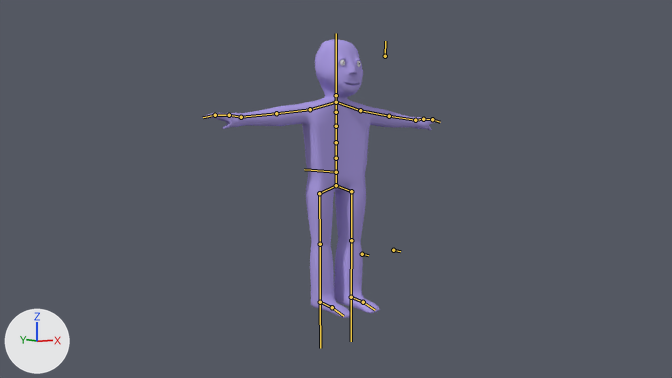
The Blender file gus_animation.blend: old version first, new version second.
One viewpoint serves both versions: the file's camera 'Camera'. Arrows for +X, +Y and +Z are at lower left; the lights stay in place. The bones that bend it are drawn over the model as lines.
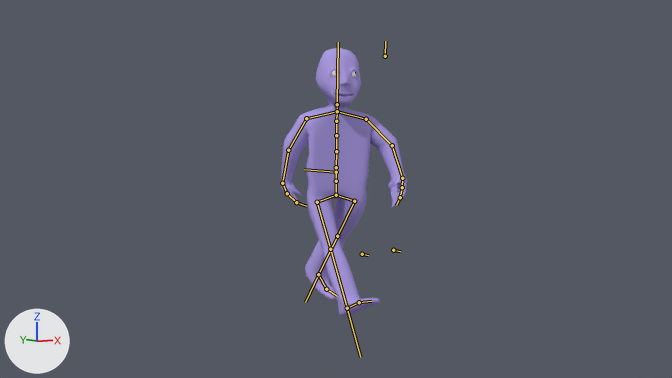
The newer file adds an action. The first version stands in its rest pose; the second is drawn at frame 21 of the action 'AC:Walk'.

What differs and where, as boxes [x1, y1, x2, y2] in the pictures (672 x 378 px):
'Plane', posed (47% narrower)
    before: [202, 39, 441, 318]
    after: [281, 48, 407, 316]
'Plane.002', posed
    before: [357, 61, 361, 67]
    after: [352, 71, 356, 77]
bone 'spine1', root to tip
    before: (336, 185) to (336, 172)
    after: (336, 195) to (336, 181)
bone 'shoulder.r', root to tip
    before: (336, 102) to (310, 109)
    after: (337, 111) to (306, 118)
bone 'upper_arm.r', root to tip
    before: (310, 109) to (276, 113)
    after: (306, 118) to (288, 150)
bone 'lower_arm.r', root to tip
    before: (276, 113) to (241, 117)
    after: (288, 150) to (282, 183)
bone 'hand.r', root to tip
    before: (241, 117) to (229, 115)
    after: (282, 183) to (287, 193)
bone 'finger1.r', root to tip
    before: (229, 115) to (215, 115)
    after: (287, 193) to (296, 202)
bone 'finger2.r', root to tip
    before: (215, 115) to (203, 117)
    after: (296, 202) to (306, 206)
bone 'shoulder.l', root to tip
    before: (336, 102) to (360, 110)
    after: (337, 111) to (366, 119)
bone 'upper_arm.l', root to tip
    before: (360, 110) to (389, 116)
    after: (366, 119) to (392, 145)
bone 'lower_arm.l', root to tip
    before: (389, 116) to (415, 120)
    after: (392, 145) to (402, 178)
bone 'hand.l', root to tip
    before: (415, 120) to (423, 119)
    after: (402, 178) to (402, 187)
bone 'leg.r', root to tip
    before: (320, 302) to (320, 348)
    after: (347, 308) to (360, 357)
bone 'leg.l', root to tip
    before: (351, 297) to (351, 341)
    after: (318, 274) to (305, 302)
bone 'toe.l', root to tip
    before: (363, 302) to (375, 310)
    after: (326, 289) to (337, 296)

Patch to the scene script:
```diff
--- a/gus_animation.blend.py
+++ b/gus_animation.blend.py
@@ bone_spine1 @@
 bone_spine1 = bpy.data.objects['Armature'].pose.bones['spine1']  # child of 'master'
-bone_spine1.location = (0.0, 0.0, 0.0)
-bone_spine1.rotation_quaternion = (1.0, 0.0, 0.0, 0.0)  # degrees (0, 0, 0)
+bone_spine1.location = (0.0, -0.54, 0.0)
+bone_spine1.rotation_quaternion = (0.986, 0.026, -0.167, 0.005)  # degrees (3, -19, 0)
@@ bone_shoulder_r @@
 bone_shoulder_r = bpy.data.objects['Armature'].pose.bones['shoulder.r']  # child of 'spine6'
-bone_shoulder_r.rotation_quaternion = (1.0, 0.0, 0.0, 0.0)  # degrees (0, 0, 0)
+bone_shoulder_r.rotation_quaternion = (1.0, 0.009, -0.003, -0.002)  # degrees (1, 0, 0)
@@ bone_upper_arm_r @@
 bone_upper_arm_r = bpy.data.objects['Armature'].pose.bones['upper_arm.r']  # child of 'shoulder.r'
-bone_upper_arm_r.rotation_quaternion = (1.0, 0.0, 0.0, 0.0)  # degrees (0, 0, 0)
+bone_upper_arm_r.rotation_quaternion = (0.87, -0.48, -0.061, -0.097)  # degrees (-57, -11, -6)
@@ bone_lower_arm_r @@
 bone_lower_arm_r = bpy.data.objects['Armature'].pose.bones['lower_arm.r']  # child of 'upper_arm.r'
-bone_lower_arm_r.rotation_quaternion = (1.0, 0.0, 0.0, 0.0)  # degrees (0, 0, 0)
+bone_lower_arm_r.rotation_quaternion = (0.982, -0.186, 0.012, -0.005)  # degrees (-21, 1, -1)
@@ bone_hand_r @@
 bone_hand_r = bpy.data.objects['Armature'].pose.bones['hand.r']  # child of 'lower_arm.r'
-bone_hand_r.rotation_quaternion = (1.0, 0.0, 0.0, 0.0)  # degrees (0, 0, 0)
+bone_hand_r.rotation_quaternion = (0.912, -0.406, -0.018, 0.054)  # degrees (-48, 1, 7)
@@ bone_finger1_r @@
 bone_finger1_r = bpy.data.objects['Armature'].pose.bones['finger1.r']  # child of 'hand.r'
-bone_finger1_r.rotation_quaternion = (1.0, 0.0, 0.0, 0.0)  # degrees (0, 0, 0)
+bone_finger1_r.rotation_quaternion = (0.993, -0.114, -0.04, -0.003)  # degrees (-13, -5, 0)
@@ bone_finger2_r @@
 bone_finger2_r = bpy.data.objects['Armature'].pose.bones['finger2.r']  # child of 'finger1.r'
-bone_finger2_r.rotation_quaternion = (1.0, 0.0, 0.0, 0.0)  # degrees (0, 0, 0)
+bone_finger2_r.rotation_quaternion = (0.99, -0.14, -0.005, 0.015)  # degrees (-16, 0, 2)
@@ bone_shoulder_l @@
 bone_shoulder_l = bpy.data.objects['Armature'].pose.bones['shoulder.l']  # child of 'spine6'
-bone_shoulder_l.rotation_quaternion = (1.0, 0.0, 0.0, 0.0)  # degrees (0, 0, 0)
+bone_shoulder_l.rotation_quaternion = (1.0, 0.01, -0.007, 0.002)  # degrees (1, -1, 0)
@@ bone_upper_arm_l @@
 bone_upper_arm_l = bpy.data.objects['Armature'].pose.bones['upper_arm.l']  # child of 'shoulder.l'
-bone_upper_arm_l.rotation_quaternion = (1.0, 0.0, 0.0, 0.0)  # degrees (0, 0, 0)
+bone_upper_arm_l.rotation_quaternion = (0.843, -0.374, -0.379, -0.077)  # degrees (-53, -44, 12)
@@ bone_lower_arm_l @@
 bone_lower_arm_l = bpy.data.objects['Armature'].pose.bones['lower_arm.l']  # child of 'upper_arm.l'
-bone_lower_arm_l.rotation_quaternion = (1.0, 0.0, 0.0, 0.0)  # degrees (0, 0, 0)
+bone_lower_arm_l.rotation_quaternion = (0.951, -0.306, -0.023, 0.043)  # degrees (-36, -1, 6)
@@ bone_hand_l @@
 bone_hand_l = bpy.data.objects['Armature'].pose.bones['hand.l']  # child of 'lower_arm.l'
-bone_hand_l.rotation_quaternion = (1.0, 0.0, 0.0, 0.0)  # degrees (0, 0, 0)
+bone_hand_l.rotation_quaternion = (0.951, -0.302, 0.0, 0.069)  # degrees (-35, 2, 8)
@@ bone_leg_r @@
 bone_leg_r = bpy.data.objects['Armature'].pose.bones['leg.r']  # child of 'master'
-bone_leg_r.location = (0.0, 0.0, 0.0)
-bone_leg_r.rotation_quaternion = (1.0, 0.0, 0.0, 0.0)  # degrees (0, 0, 0)
+bone_leg_r.location = (0.0, -0.22, 2.75)
+bone_leg_r.rotation_quaternion = (0.972, 0.235, 0.0, 0.0)  # degrees (27, 0, 0)
@@ bone_leg_l @@
 bone_leg_l = bpy.data.objects['Armature'].pose.bones['leg.l']  # child of 'master'
-bone_leg_l.location = (0.0, 0.0, 0.0)
-bone_leg_l.rotation_quaternion = (1.0, 0.0, 0.0, 0.0)  # degrees (0, 0, 0)
+bone_leg_l.location = (0.0, -0.8, -3.62)
+bone_leg_l.rotation_quaternion = (0.945, -0.326, 0.0, 0.0)  # degrees (-38, 0, 0)
@@ bone_toe_l @@
 bone_toe_l = bpy.data.objects['Armature'].pose.bones['toe.l']  # child of 'leg.l'
-bone_toe_l.rotation_quaternion = (1.0, 0.0, 0.0, 0.0)  # degrees (0, 0, 0)
+bone_toe_l.rotation_quaternion = (0.943, 0.331, 0.0, 0.0)  # degrees (39, 0, 0)
```
